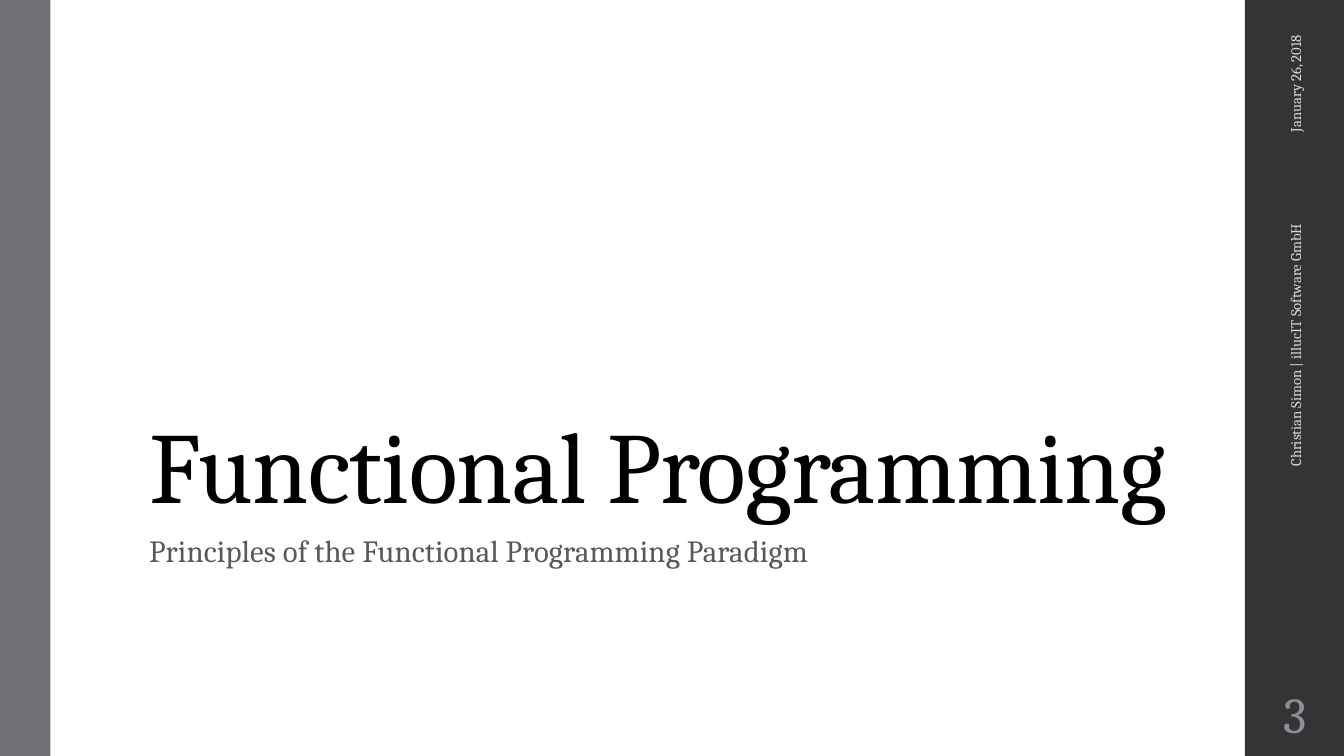
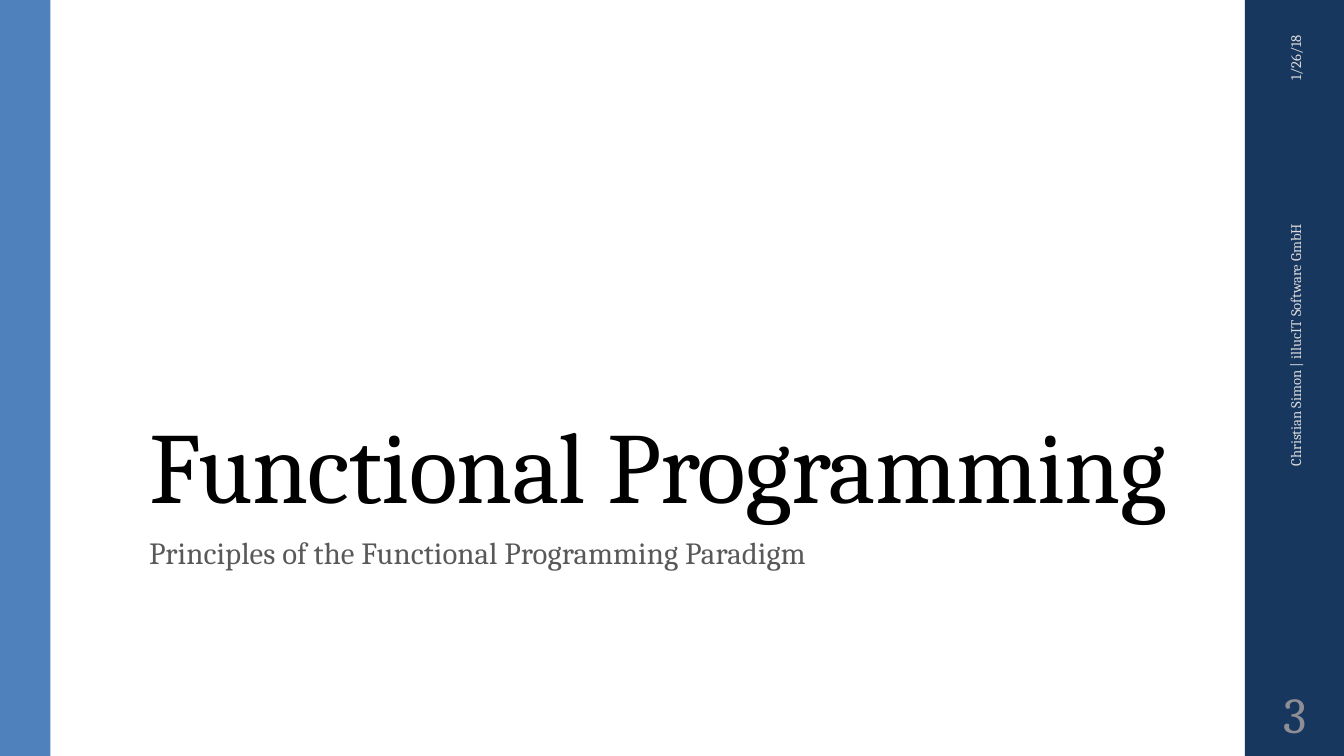
Before and after one commit to metaxmx/FunctionalProgrammingPrinciples, a slide deck: slide 3 of Functional Programming Principles in Scala.pptx. Drawn at 1344x756 pixels with LibreOffice and Linux fonts; fonts in the diff are those of the drawing; background and template pictures are left out. Boxes give left, top, right and bottom in pixels: in the first picture for what was removed or moved away, otherwise in the second. Text is boxed around its words. In the diff, an @@ line names an element or a change of style, - is before the commit and + after.

```diff
--- a/Functional Programming Principles in Scala.pptx
+++ b/Functional Programming Principles in Scala.pptx
@@ rectangle at [0, 0, 50, 756]: fill #6F6F74 to #4F81BD @@
@@ rectangle at [1245, 0, 1344, 756]: fill #353537 to #17375E @@
@@ text at [1286, 39, 1305, 80]: text changed @@
-January 26, 2018
+1/26/18
@@ text "Principles of the Functional Programming ..." at [149, 542, 806, 571]: line spacing 0.95 to 1; less space between paragraphs @@
```
Also in this commit, not shown: 28 other slides changed, 5 other files.
